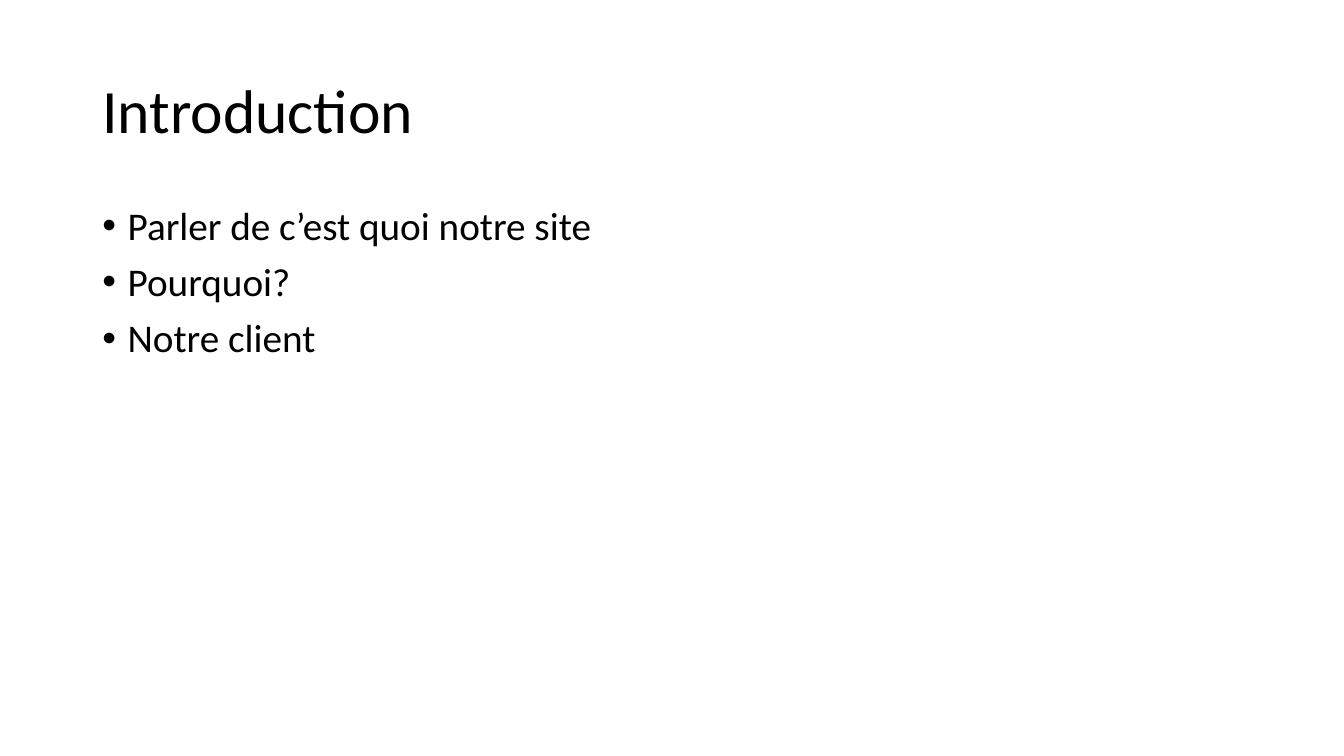
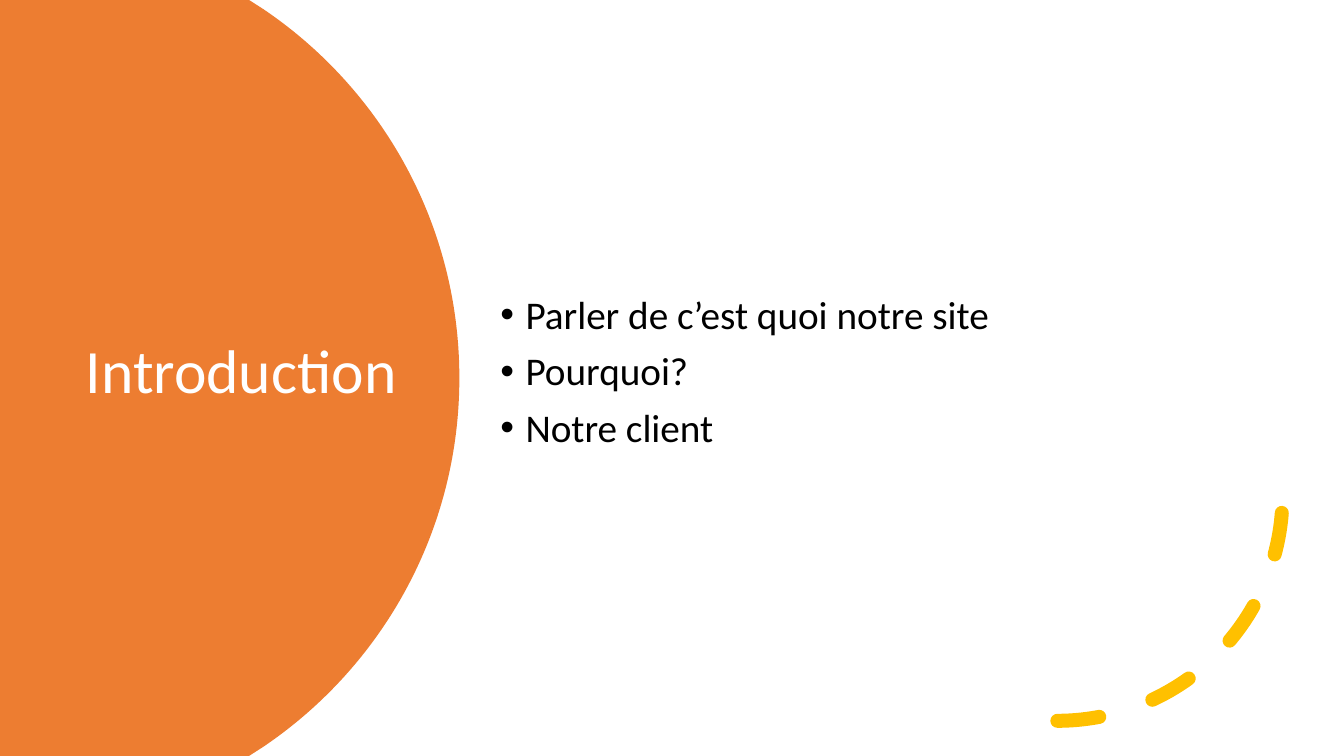
Before and after one commit to Eliefrh/Mamas-pizza, a slide deck: slide 2 of Doc/Mammas Pizzeria.pptx. Drawn at 1344x756 pixels with LibreOffice and Linux fonts; fonts in the diff are those of the drawing. Boxes give left, top, right and bottom in pixels: in the first picture for what was removed or moved away, otherwise in the second. Text is boxed around its words. In the diff, an @@ line names an element or a change of style, - is before the commit and + after.

```diff
--- a/Doc/Mammas Pizzeria.pptx
+++ b/Doc/Mammas Pizzeria.pptx
@@ freeform shape added at [0,0,460,756], fill #ED7D31 @@
@@ text "Parler de c’est quoi notre ...": place and size @@
-text "Parler de c’est quoi notre ..." at [128,212,590,353]
+text "Parler de c’est quoi notre ..." at [526,301,988,443]
@@ text "Parler de c’est quoi notre ..." at [526,301,988,443]: vertical alignment top to middle @@
@@ title "Introduction": place and size @@
-title "Introduction" at [102,90,413,134]
+title "Introduction" at [86,350,397,394]
@@ title "Introduction" at [86,350,397,394]: text colour #000000 to #FFFFFF @@
@@ arc (boxed as its full ellipse) added at [833,271,1284,722], outline #FFC000 10 pt dashed @@
```
Also in this commit, not shown: 14 other slides changed, 1 other file.
